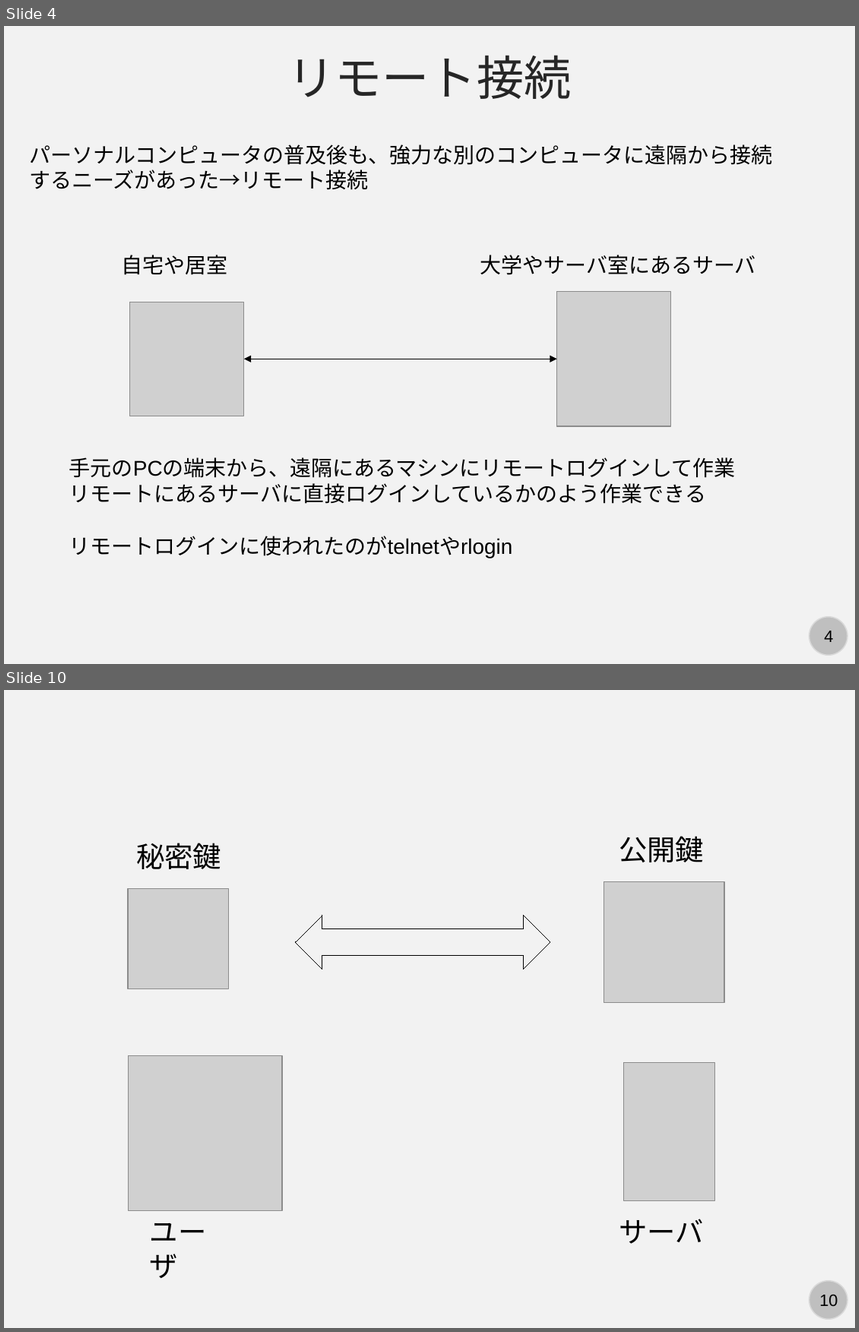
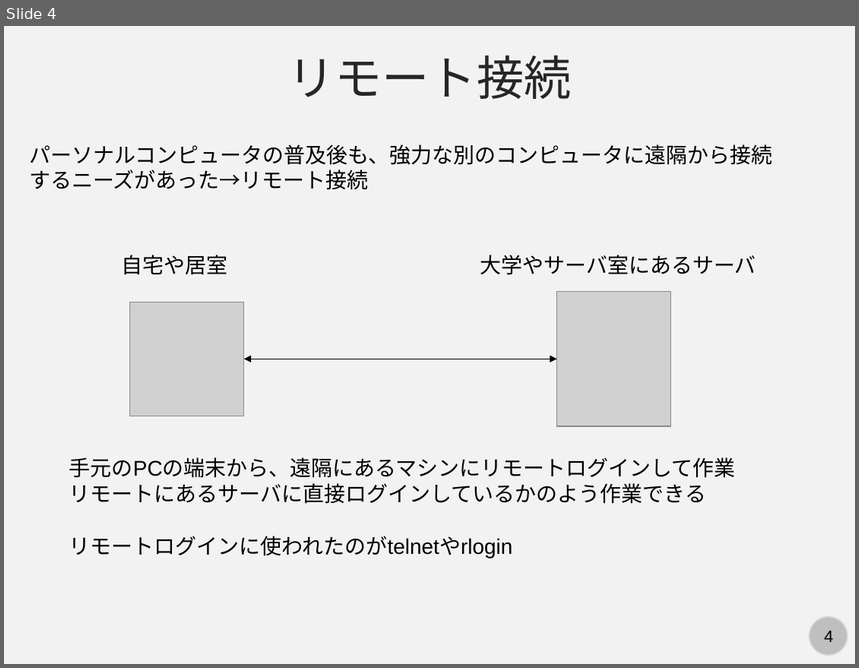
Before and after one commit to kaityo256/lab_startup, a slide deck: ssh/ssh.pptx. Shown one above the other, each under a label of ours: slides 4 and 10 before the commit, slide 4 after it; the slides between them are not shown. The pictures are 859x1332 and 859x668 pixels, drawn with LibreOffice and Linux fonts; fonts in the diff are those of the drawing; grey boxes stand for pictures. Boxes give left, top, right and bottom in pixels: in the first picture for what was removed or moved away, otherwise in the second. Text is boxed around its words. In the diff, an @@ line names an element or a change of style, - is before the commit and + after.

```diff
--- a/ssh/ssh.pptx
+++ b/ssh/ssh.pptx
@@ slide 10 removed at bbox=[4, 690, 855, 1328], background #F2F2F2; not listed: 2 template elements that a slide beside it also shows @@
@@ text removed at bbox=[136, 843, 221, 869] @@
-秘密鍵
@@ text removed at bbox=[619, 836, 704, 863] @@
-公開鍵
@@ picture removed at bbox=[129, 888, 229, 989] @@
@@ picture removed at bbox=[604, 882, 725, 1002] @@
@@ left right arrow removed at bbox=[296, 916, 550, 969] @@
@@ picture removed at bbox=[129, 1056, 282, 1211] @@
@@ picture removed at bbox=[623, 1063, 715, 1201] @@
@@ text removed at bbox=[150, 1224, 207, 1279] @@
-ユーザ
@@ text removed at bbox=[619, 1219, 704, 1244] @@
-サーバ
```
Also in this commit, not shown: 1 slide changed, 2 slides added, 6 other slides removed.
